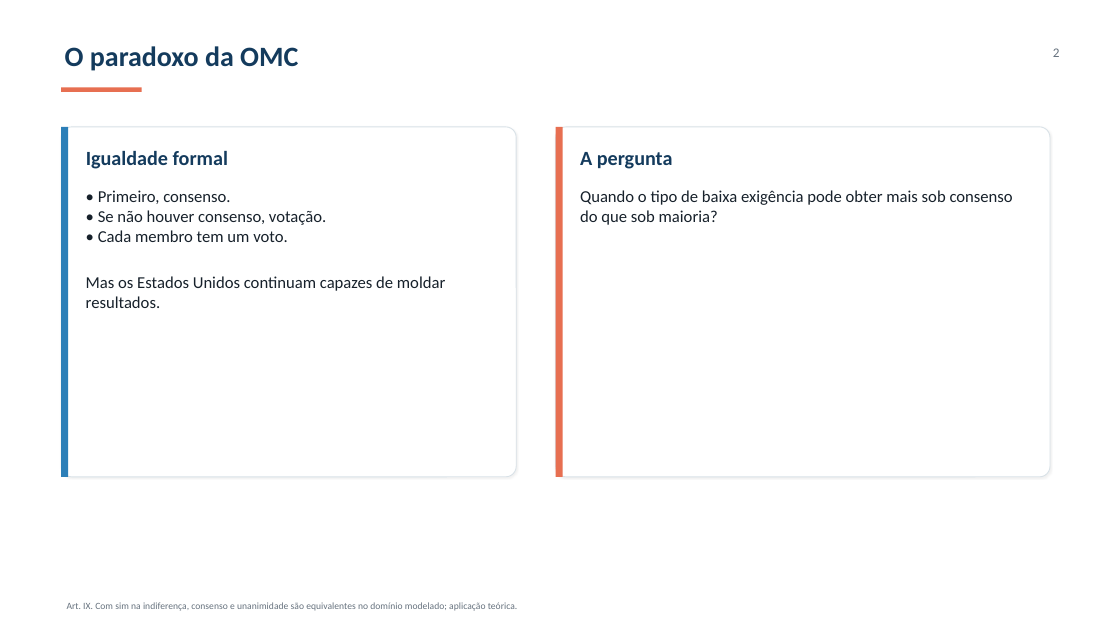
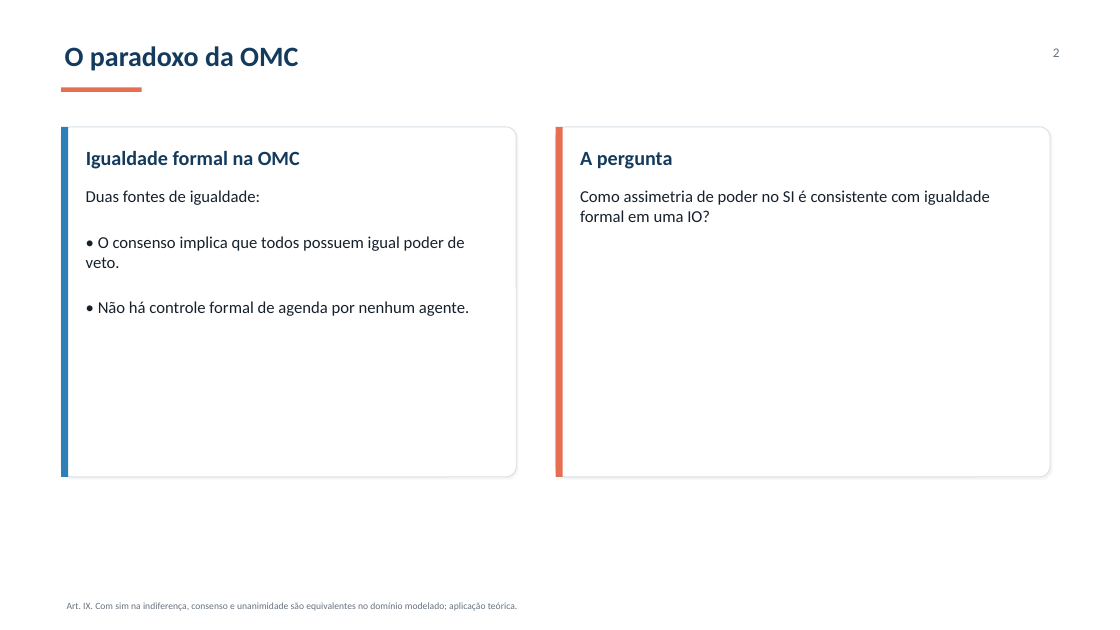
Before and after one commit to mgaldino/PowerBP-WTO, a slide deck: slide 2 of presentations/2026-08-30_agenda_information_seminar/seminario_agenda_informacao.pptx. Drawn at 1120x630 pixels with LibreOffice and Linux fonts; fonts in the diff are those of the drawing. Boxes give left, top, right and bottom in pixels: in the first picture for what was removed or moved away, otherwise in the second. Text is boxed around its words. In the diff, an @@ line names an element or a change of style, - is before the commit and + after.

```diff
--- a/presentations/2026-08-30_agenda_information_seminar/seminario_agenda_informacao.pptx
+++ b/presentations/2026-08-30_agenda_information_seminar/seminario_agenda_informacao.pptx
@@ text at <box>86,151,300,169</box>: text changed @@
-Igualdade formal
+Igualdade formal na OMC
@@ text at <box>86,190,469,316</box>: text changed @@
-• Primeiro, consenso.
-• Se não houver consenso, votação.
-• Cada membro tem um voto.
-Mas os Estados Unidos continuam capazes de moldar resultados.
+Duas fontes de igualdade:
+• O consenso implica que todos possuem igual poder de veto.
+• Não há controle formal de agenda por nenhum agente.
@@ text at <box>580,190,990,222</box>: text changed @@
-Quando o tipo de baixa exigência pode obter mais sob consenso do que sob maioria?
+Como assimetria de poder no SI é consistente com igualdade formal em uma IO?
```
Also in this commit, not shown: 1 other slide changed, 24 other files.
